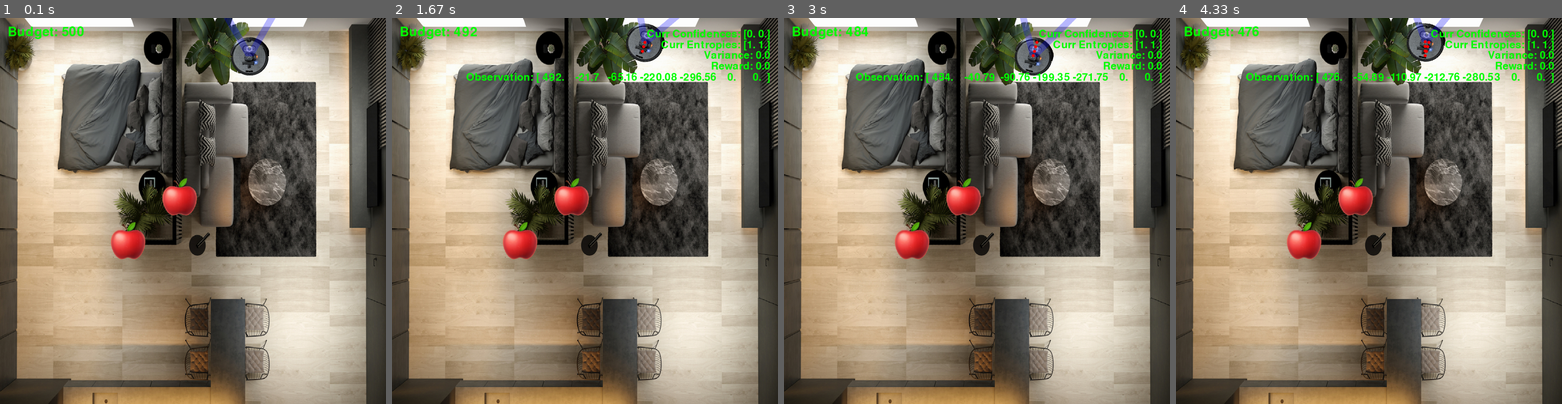
Above: before the commit, frames 1-4 (left to right).
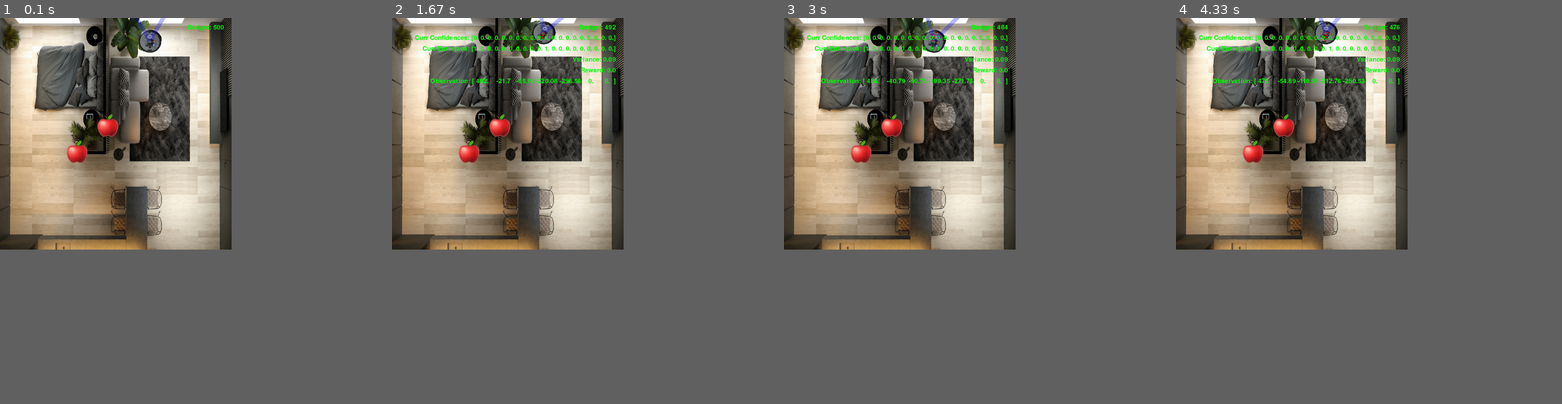
Above: after the commit, the same moments.

Repository: Anwealso/ReLOaD
Game: pygame game, started from reload/simplesim/env_gym.py
The game is run twice, just before and just after one commit, with the same random seed, the same clock (stepped at 60 frames per second) and the same inputs.
Inputs:
- Up to frame 1 (0.1 s): no input
- Up to frame 2 (1.67 s): tap Space at 0.33, 0.73, 1.23 s; hold Right 0.67-1.13 s; hold Up 1.17-1.57 s; hold Right from 1.6 s (still down)
- Up to frame 3 (3 s): tap Space at 1.67, 2.17, 2.73 s; release Right at 2.07 s; hold Left 2.1-2.63 s; hold Down from 2.67 s (still down)
- Up to frame 4 (4.33 s): release Down at 3.12 s; hold Left 3.15-3.63 s; tap Space at 3.22, 3.73, 4.23 s; hold Up 3.67-4.13 s; hold Right from 4.17 s (still down)
The window is 900x900 before the commit and 540x540 after it. Grey fills any space a smaller window leaves; there, only what the larger window draws over its background counts as a difference.

The runs differ from the first frame. In frame 1, 93% of the frame differs, in the area x 0-100%, y 0-100%; in frame 2, 94%; in frame 3, 94%; in frame 4, 94%.

Commit message:
Part way through implementing multi-class

Diff:
--- a/reload/simplesim/env.py
+++ b/reload/simplesim/env.py
@@ -160,9 +160,13 @@
         orientation_weighting = orientation_weighting / weighting_sum
 
         # Compute the final confidence
-        confidence = (distance_factor * distance_weighting) + (
+        true_confidence = (distance_factor * distance_weighting) + (
             orientation_factor * orientation_weighting
         )
+
+        # TODO: Add simulated confusion across the other classes
+        # TODO: The true_confidence should be weighted on a random variablem and then the remain shuld be randomly split up amongst otherds
+        confidence = true_confidence
 
         return confidence
 
@@ -202,7 +206,7 @@
         self.player_size = 50
         self.target_size = 50
 
-        self.disply_scale = 2.5  # display size in pixels
+        self.disply_scale = 1.5  # display size in pixels
         self.display_env_size = self.env_size * self.disply_scale
         self.display_player_size = self.player_size * self.disply_scale
         self.display_target_size = self.target_size * self.disply_scale
@@ -221,11 +225,9 @@
         self.walls = []
 
         # Confidences on each object at current timestep (this matrix will be appended to)
-        self.current_confidences = np.zeros((self.num_targets, 1), dtype=np.float32)
-        # self.current_confidences = np.zeros((self.num_targets, self.num_classes), dtype=np.float32)
+        self.current_confidences = np.zeros((self.num_targets, self.num_classes), dtype=np.float32)
         # Confidences on each object at each timestep
-        self.confidences = np.zeros((self.num_targets, 1), dtype=np.float32)
-        # self.confidences = np.zeros((self.num_targets, self.num_classes), dtype=np.float32)
+        self.confidences = np.zeros((self.num_targets, self.num_classes), dtype=np.float32)
 
         self.curriculum = 1  # no limit unless this member variable is set manually
         self.min_target_dist = 0  # was 80
@@ -573,7 +575,6 @@
         state_dict["budget"] = self.budget
         state_dict["current_confidences"] = self.current_confidences
         state_dict["confidences"] = self.confidences
-        # state_dict["avg_confidences"] = self.avg_confidences
 
         return state_dict
 
@@ -641,10 +642,8 @@
         self.targets.clear()
         self.spawn_targets(self.num_targets)
 
-        self.current_confidences = np.zeros((self.num_targets, 1), dtype=np.float32)
-        self.confidences = np.zeros((self.num_targets, 1), dtype=np.float32)
-        # self.current_confidences = np.zeros((self.num_targets, self.num_classes), dtype=np.float32)
-        # self.confidences = np.zeros((self.num_targets, self.num_classes), dtype=np.float32)
+        self.current_confidences = np.zeros((self.num_targets, self.num_classes), dtype=np.float32)
+        self.confidences = np.zeros((self.num_targets, self.num_classes), dtype=np.float32)
 
         self.count = 0
 
@@ -814,10 +813,6 @@
 
         # Draw the onscreen menu text
         font = pygame.font.Font(None, int(25 * self.disply_scale))
-
-        budget_text = font.render("Budget: " + str(self.budget), 1, (0, 255, 0))
-        canvas.blit(budget_text, (25, 25))
-
         play_again_text = font.render("Press Tab to Play Again", 1, (0, 255, 0))
         if self.gameover:
             canvas.blit(
@@ -860,6 +855,13 @@
         font = pygame.font.Font(None, int(20 * self.disply_scale))
 
         metric_count = 0
+        budget_text = font.render("Budget: " + str(self.budget), 1, (0, 255, 0))
+        canvas.blit(budget_text, (
+                    self.env_size * self.disply_scale - budget_text.get_width() - 25,
+                    (metric_count * 35) + budget_text.get_height(),
+                ))
+
+        metric_count += 1
         for metric_name in self.scoreboard_items.keys():
             item = self.scoreboard_items[metric_name]
 
